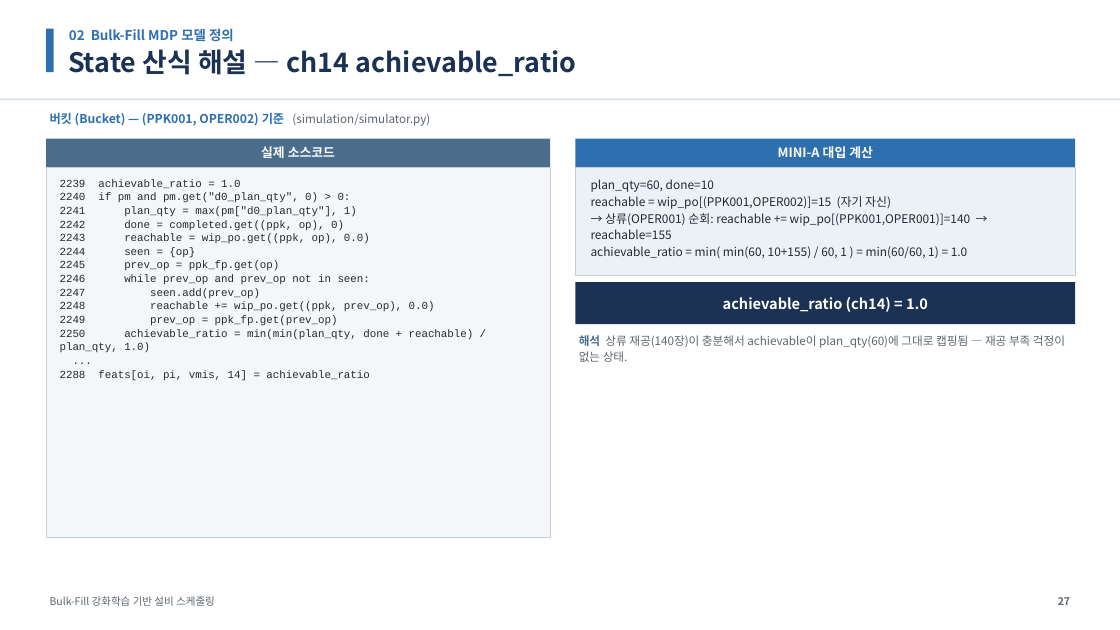
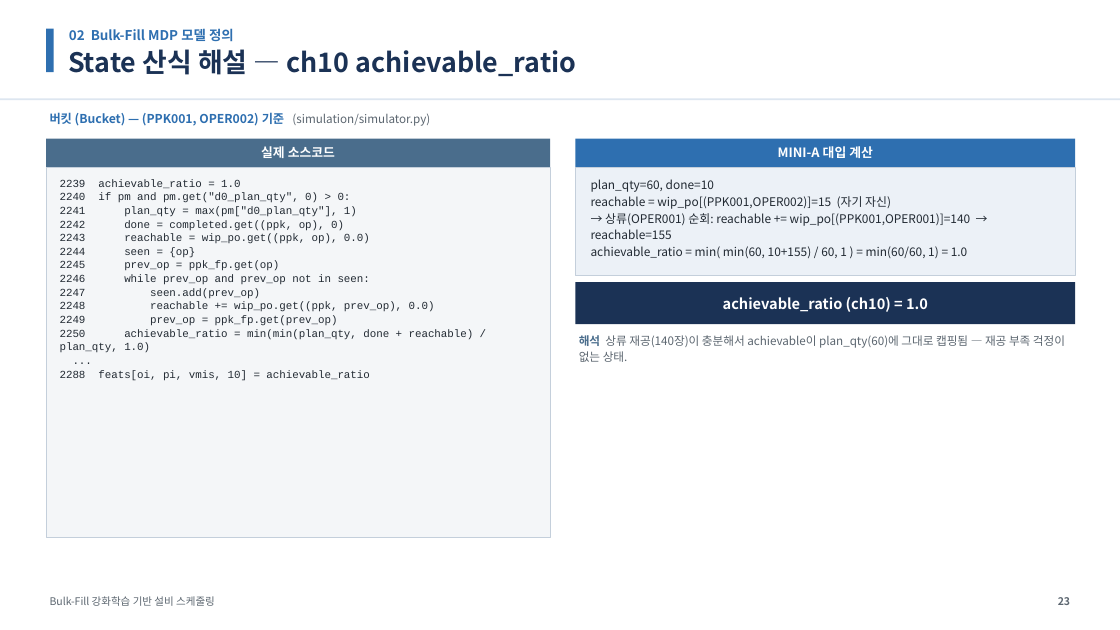
Before and after one commit to relighting123/pjt_scheduling, a slide deck: slide 23 of docs/BulkFill_스케줄링_발표자료.pptx (slide 27 before the commit). Drawn at 1120x630 pixels with LibreOffice and Linux fonts; fonts in the diff are those of the drawing. Boxes give left, top, right and bottom in pixels: in the first picture for what was removed or moved away, otherwise in the second. Text is boxed around its words. In the diff, an @@ line names an element or a change of style, - is before the commit and + after.

```diff
--- a/docs/BulkFill_스케줄링_발표자료.pptx
+++ b/docs/BulkFill_스케줄링_발표자료.pptx
@@ text at <box>68,49,577,76</box>: text changed @@
-State 산식 해설 — ch14 achievable_ratio
+State 산식 해설 — ch10 achievable_ratio
@@ text at <box>723,297,928,312</box>: text changed @@
-achievable_ratio (ch14) = 1.0
+achievable_ratio (ch10) = 1.0
@@ text at <box>60,370,369,381</box>: text changed @@
-2288 feats[oi, pi, vmis, 14] = achievable_ratio
+2288 feats[oi, pi, vmis, 10] = achievable_ratio
@@ text at <box>1058,597,1070,605</box>: text changed @@
-27
+23
```
Also in this commit, not shown: 49 other slides changed, 3 slides removed, 8 other files.
